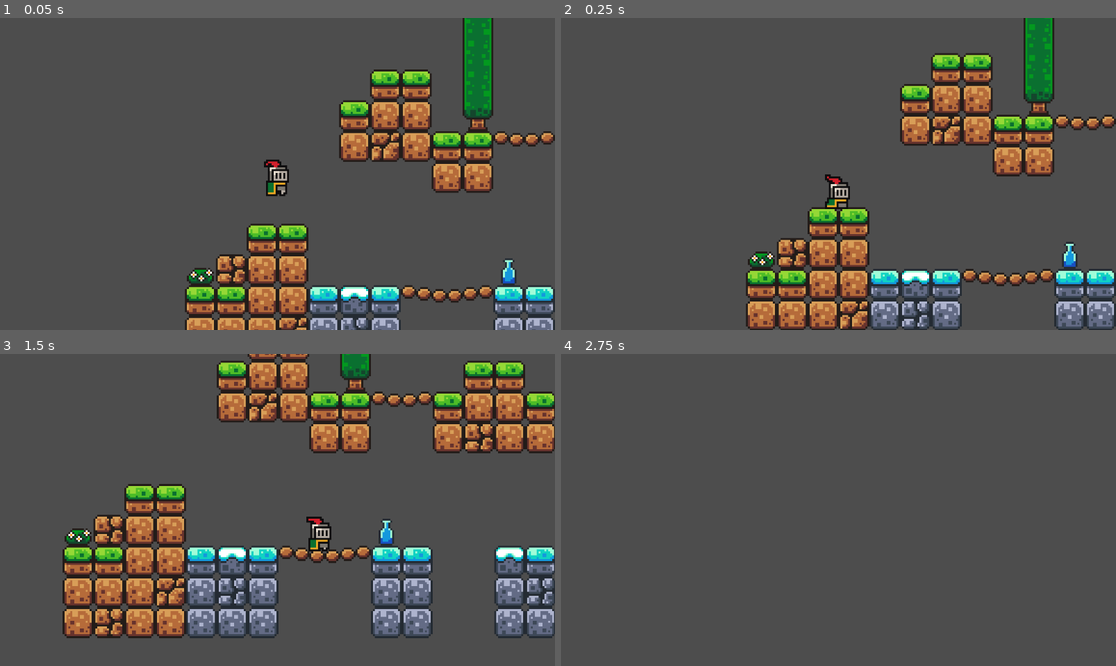
Above: before the commit, frames 1-4 (two rows, left to right).
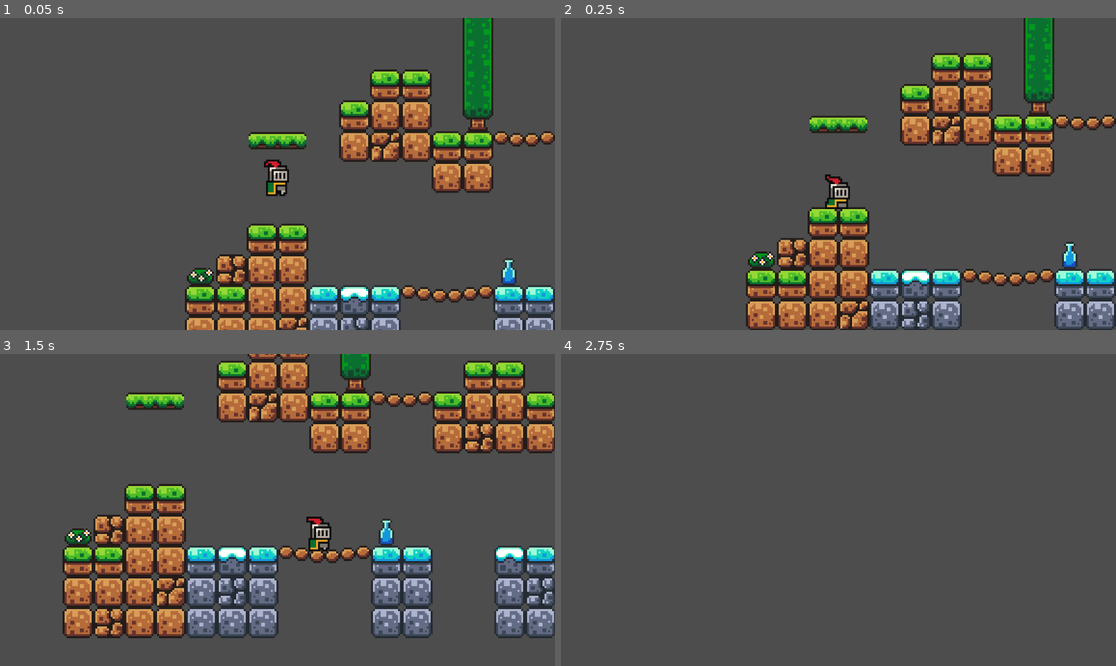
Above: after the commit, the same moments.

Repository: GuiBDBello/brackeys-godot-beginner-tutorial
Game: Godot game, scene res://scenes/game.tscn
The game is run twice, just before and just after one commit, with the same random seed, the same clock (stepped at 60 frames per second) and the same inputs.
Inputs:
- Up to frame 1 (0.05 s): no input
- Up to frame 2 (0.25 s): no input
- Up to frame 3 (1.5 s): tap Enter (ui_accept) at 0.5, 0.77 s; hold Right (ui_right) from 0.53 s (still down)
- Up to frame 4 (2.75 s): tap Enter (ui_accept) at 1.52 s; release Right (ui_right) at 2.03 s; hold Left (ui_left) from 2.03 s (still down)

The runs differ from the first frame. In frame 1, 0.6% of the frame differs, in the area x 44-56%, y 36-43%; in frame 2, 0.6%; in frame 3, 0.6%, in the area x 22-34%, y 12-18%; in frame 4, nothing differs.

Commit message:
Platforms

Diff:
--- a/scenes/game.tscn
+++ b/scenes/game.tscn
@@ -1,7 +1,8 @@
-[gd_scene load_steps=5 format=3 uid="uid://cafpexa6wamt3"]
+[gd_scene load_steps=9 format=3 uid="uid://cafpexa6wamt3"]
 
 [ext_resource type="Texture2D" uid="uid://dic0o7scjp7bp" path="res://assets/sprites/world_tileset.png" id="1_0g6f0"]
 [ext_resource type="PackedScene" uid="uid://cmxxm4i2a41uv" path="res://scenes/player.tscn" id="1_ag5ev"]
+[ext_resource type="PackedScene" uid="uid://cwvguthtb7lhc" path="res://scenes/platform.tscn" id="3_6jug3"]
 
 [sub_resource type="TileSetAtlasSource" id="TileSetAtlasSource_dvqik"]
 texture = ExtResource("1_0g6f0")
@@ -254,7 +255,6 @@
 0:8/0 = 0
 0:8/0/physics_layer_0/linear_velocity = Vector2(0, 0)
 0:8/0/physics_layer_0/angular_velocity = 0.0
-0:8/0/physics_layer_0/polygon_0/points = PackedVector2Array(-8, -8, 8, -6.375, 8, 0, -8, -1.625)
 1:8/0 = 0
 1:8/0/physics_layer_0/linear_velocity = Vector2(0, 0)
 1:8/0/physics_layer_0/angular_velocity = 0.0
@@ -408,16 +408,67 @@
 physics_layer_0/collision_layer = 1
 sources/0 = SubResource("TileSetAtlasSource_dvqik")
 
+[sub_resource type="Animation" id="Animation_i6cda"]
+resource_name = "move"
+length = 1.5
+loop_mode = 2
+tracks/0/type = "value"
+tracks/0/imported = false
+tracks/0/enabled = true
+tracks/0/path = NodePath(".:position")
+tracks/0/interp = 1
+tracks/0/loop_wrap = true
+tracks/0/keys = {
+"times": PackedFloat32Array(0, 1.5),
+"transitions": PackedFloat32Array(1, 1),
+"update": 0,
+"values": [Vector2(336, 21), Vector2(464, 21)]
+}
+
+[sub_resource type="Animation" id="Animation_mgl1o"]
+length = 0.001
+tracks/0/type = "value"
+tracks/0/imported = false
+tracks/0/enabled = true
+tracks/0/path = NodePath(".:position")
+tracks/0/interp = 1
+tracks/0/loop_wrap = true
+tracks/0/keys = {
+"times": PackedFloat32Array(0),
+"transitions": PackedFloat32Array(1),
+"update": 0,
+"values": [Vector2(336, 21)]
+}
+
+[sub_resource type="AnimationLibrary" id="AnimationLibrary_88r3o"]
+_data = {
+"RESET": SubResource("Animation_mgl1o"),
+"move": SubResource("Animation_i6cda")
+}
+
 [node name="Game" type="Node2D"]
 
 [node name="TileMap" type="TileMap" parent="."]
 tile_set = SubResource("TileSet_k0d80")
 format = 2
-layer_0/tile_data = PackedInt32Array(131071, 0, 0, 65536, 0, …(1337 unchanged characters)… 1, 196627, 262144, 1, 196606, 65536, 1, 327707, 196608, 0, 196634, 131072, 1, 262170, 196608, 1, 327706, 131072, 1, 262171, 131072, 1, 196635, 131072, 1, 327708, 131072, 1, 262172, 131072, 1, 327709, 131072, 1, 262173, 131072, 1, 196625, 262144, 1, 196624, 262144, 1, 131090, 262144, 1, 131091, 262144, 1, 65554, 262144, 0, 65555, 262144, 0, 65562, 131072, 0, 65563, 131072, 0, 131098, 131072, 1, 131099, 131072, 1, 196636, 196608, 0, 196637, 131072, 1, -196602, 0, 5, -262138, 0, 4, -327674, 0, 4, -131057, 327680, 5, -196593, 327680, 4, -393210, 0, 3, -262129, 327680, 3, 131079, 0, 8, -131058, 524288, 6, 196605, 65536, 6)
+layer_0/tile_data = PackedInt32Array(131071, 0, 0, 65536, 0, …(1337 unchanged characters)… 1, 196627, 262144, 1, 196606, 65536, 1, 196625, 262144, 1, 196624, 262144, 1, 131090, 262144, 1, 131091, 262144, 1, 65554, 262144, 0, 65555, 262144, 0, -196602, 0, 5, -262138, 0, 4, -327674, 0, 4, -131057, 327680, 5, -196593, 327680, 4, -393210, 0, 3, -262129, 327680, 3, 131079, 0, 8, -131058, 524288, 6, 196605, 65536, 6, 65566, 131072, 0, 131102, 131072, 1, 196638, 131072, 1, 262174, 196608, 1, 327710, 131072, 1, 65567, 131072, 0, 131103, 131072, 1, 196639, 131072, 1, 262175, 131072, 1, 327711, 196608, 0, 196640, 196608, 0, 262176, 131072, 1, 327712, 131072, 1, 196641, 131072, 1, 262177, 131072, 1, 327713, 131072, 1, 17, 327680, 7)
 
 [node name="Player" parent="." instance=ExtResource("1_ag5ev")]
+z_index = 5
 
 [node name="Camera2D" type="Camera2D" parent="Player"]
 position = Vector2(0, -10)
 zoom = Vector2(4, 4)
 position_smoothing_enabled = true
+
+[node name="Platform" parent="." instance=ExtResource("3_6jug3")]
+position = Vector2(0, -27)
+
+[node name="Platform2" parent="." instance=ExtResource("3_6jug3")]
+position = Vector2(336, 21)
+
+[node name="AnimationPlayer" type="AnimationPlayer" parent="Platform2"]
+libraries = {
+"": SubResource("AnimationLibrary_88r3o")
+}
+autoplay = "move"
--- /dev/null
+++ b/scenes/platform.tscn
@@ -0,0 +1,17 @@
+[gd_scene load_steps=3 format=3 uid="uid://cwvguthtb7lhc"]
+
+[ext_resource type="Texture2D" uid="uid://gcbcht2af30q" path="res://assets/sprites/platforms.png" id="1_prvvs"]
+
+[sub_resource type="RectangleShape2D" id="RectangleShape2D_pd453"]
+size = Vector2(30, 8)
+
+[node name="Platform" type="AnimatableBody2D"]
+
+[node name="Sprite2D" type="Sprite2D" parent="."]
+texture = ExtResource("1_prvvs")
+region_enabled = true
+region_rect = Rect2(17, 0, 30, 9)
+
+[node name="CollisionShape2D" type="CollisionShape2D" parent="."]
+shape = SubResource("RectangleShape2D_pd453")
+one_way_collision = true
